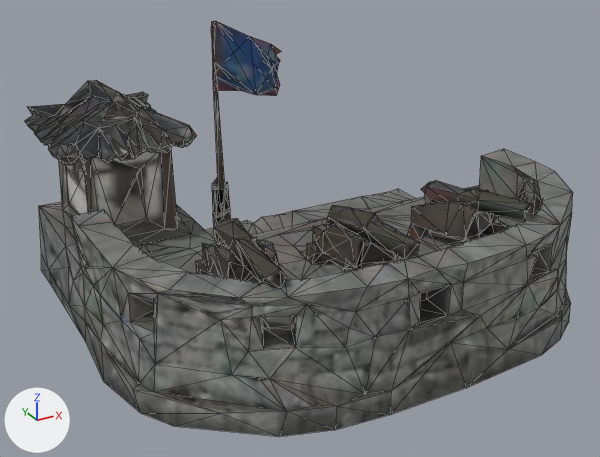
One commit to the glTF model public/models/env/battery_lod1.glb: the scene before it, then after it.
Camera for both pictures: a camera (50 mm lens) standing at (-1.51, -2.56, 1.04) and looking at (-0.12, -0.02, -0.22). Lighting does not change. The marker at lower left points along +X, +Y and +Z. The older version comes first. Mesh edges are drawn as thin lines. Where no turn or scale is listed for an object, it has been applied to the vertices. Vertices at exactly the same position are counted once.
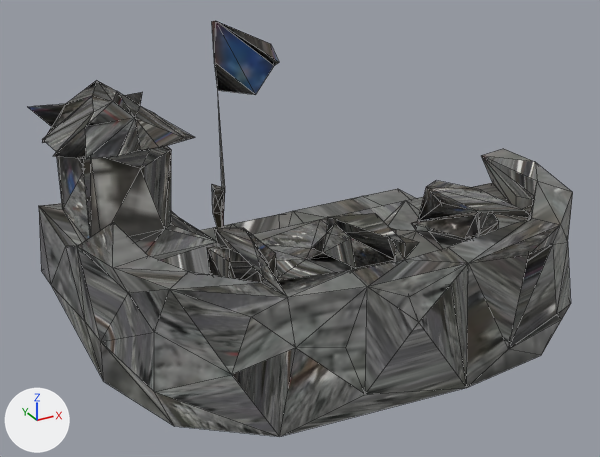
Where the newer file only moved an object's origin or applied its transform, the numbers keep the older frame.

Changed parts and their boxes [x1, y1, x2, y2] in the pictures (600 x 457 px):
'Mesh_0', reshaped: before [25, 21, 573, 436]; after [28, 21, 573, 436]
part 1 of me_mesh_0, deleted: before [25, 21, 573, 436]
part 2 of me_mesh_0, surface changed: after [218, 102, 225, 188]

What changed in the scene script:
```text
Change me_mesh_0:
    used by ob_mesh_0; location = (-0.002, 0.007, -0.045)
    remove me_mesh_0.from_pydata(...)  # 999 vertices, 2094 faces; spans x -0.95..0.95, y -0.79..0.79, z -0.51..0.51
    add me_mesh_0.from_pydata(...)  # 286 vertices, 618 faces; spans x -0.95..0.94, y -0.79..0.79, z -0.51..0.51
    me_mesh_0 part 1: 713 vertices removed from x -0.94..0.95, y -0.79..0.79, z -0.51..0.47
    me_mesh_0 part 2: 5 kept faces spanning x -0.81..-0.16, y 0.32..0.66, z -0.47..0.22 get new texture (UV) coordinates
```
